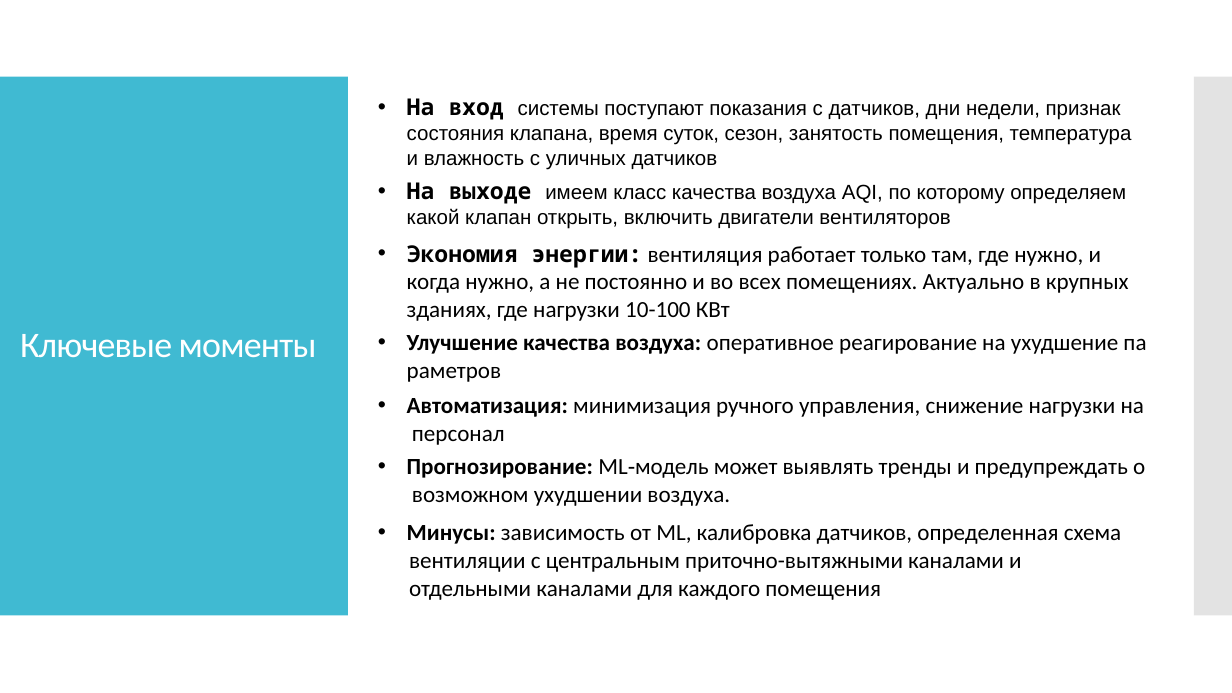
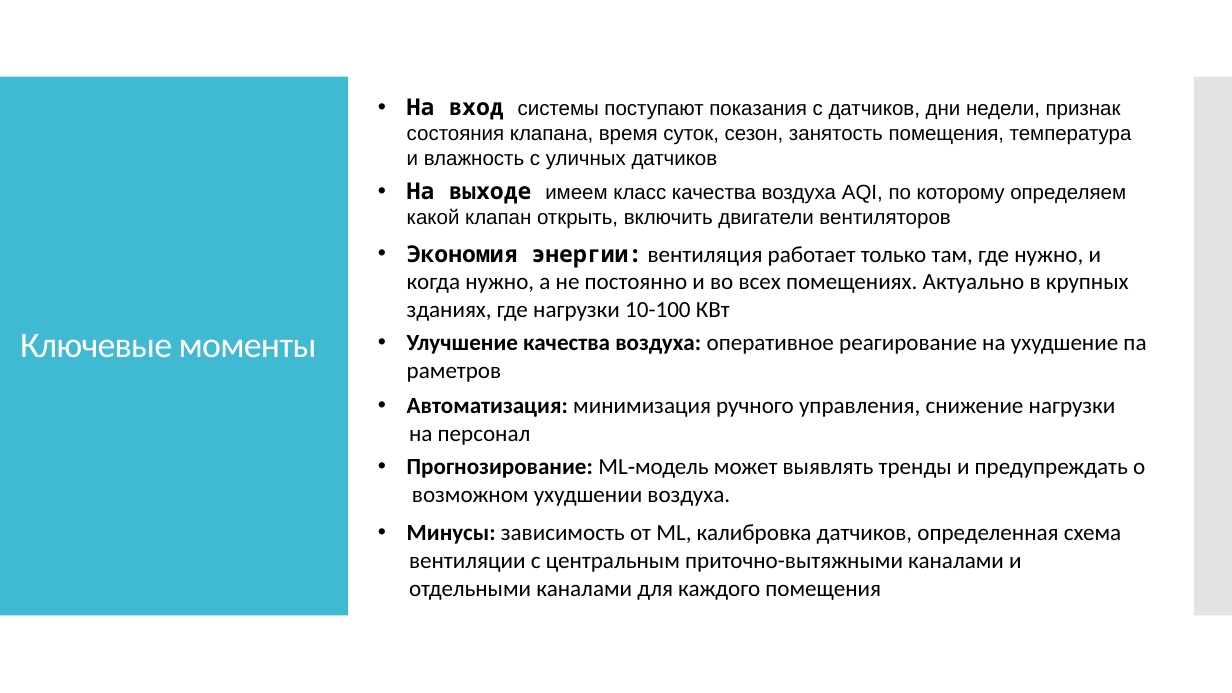
Before and after one commit to IlyyaNeustroev/airQuality, a slide deck: slide 6 of Презентация/АэроМонитор.pptx. Drawn at 1232x693 pixels with LibreOffice and Linux fonts; fonts in the diff are those of the drawing. Boxes give left, top, right and bottom in pixels: in the first picture for what was removed or moved away, otherwise in the second. Text is boxed around its words. In the diff, an @@ line names an element or a change of style, - is before the commit and + after.

```diff
--- a/Презентация/АэроМонитор.pptx
+++ b/Презентация/АэроМонитор.pptx
@@ text at [407,398,1116,445]: text changed @@
-• Автоматизация: минимизация ручного управления, снижение нагрузки на персонал
+• Автоматизация: минимизация ручного управления, снижение нагрузки
+на персонал
```
Also in this commit, not shown: 1 other slide changed.
